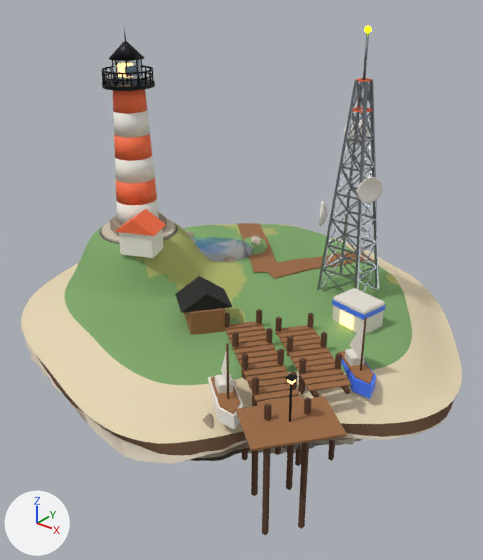
The Blender file assets-src/blender/islands/contact.blend, before and after one commit.
The view is the same before and after, from a camera (50 mm lens) standing at (13.6, -16.8, 10.8) and looking at (0.2, 0.0, 0.4). Lighting does not change. The marker at lower left points along +X, +Y and +Z. The older version comes first.

Objects in the first picture: 'anim_bob_boat0', 'anim_bob_boat1', 'buildings', 'foundation', 'landmarks', 'props', 'terrain', 'water_pond0'.
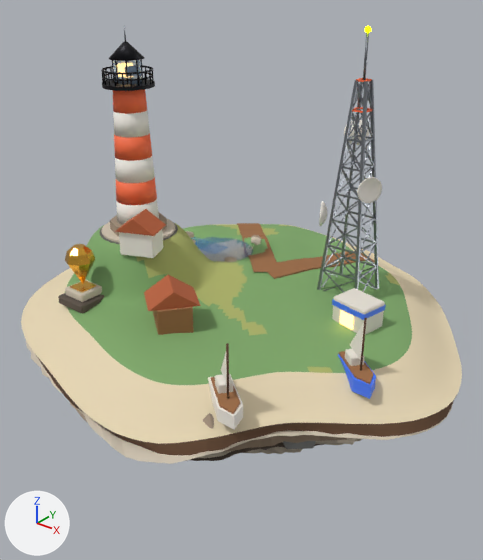
Changed parts and their boxes (x1, y1, x2, y2) in the pictures (483 x 560 px; the box of a moved part takes in the faces that stretch with it):
'buildings', reshaped (15% wider, 39% shorter): before (102, 25, 386, 536); after (58, 25, 386, 335)
'props', reshaped (44% shorter): before (101, 25, 371, 451); after (101, 25, 371, 262)
'anim_spin_monument_gem', added (orange): after (65, 244, 95, 284)
part 1 of me_props, deleted: before (225, 322, 351, 451)
part 2 of me_buildings, moved or reshaped: before (175, 276, 232, 313); after (144, 275, 200, 311)
part 3 of me_buildings, moved or reshaped: before (184, 308, 225, 335); after (153, 307, 194, 335)
part 4 of me_buildings, added: after (58, 293, 104, 314)
part 5 of me_buildings, added: after (65, 280, 102, 302)
part 6 of me_buildings, added: after (70, 281, 96, 292)
part 7 of me_buildings, deleted: before (225, 309, 350, 536)
part 8 of me_buildings, recoloured: (115, 209, 166, 236) in both

The change, as a diff of the scene's bpy script:
```diff
--- a/assets-src/blender/islands/contact.blend.py
+++ b/assets-src/blender/islands/contact.blend.py
@@ mat_m_roof_tile @@
+mat_m_roof_tile = principled_material('M_roof_tile')
+mat_m_roof_tile.base_color = (0.479, 0.117, 0.0423)  # orange #b8603a
+mat_m_roof_tile.roughness = 0.85
@@ me_props @@
-me_props.from_pydata(...)  # 1836 vertices, 1608 faces; spans x -4.03..7.5, y -6.91..3.54, z 0.27..8.97
+me_props.from_pydata(...)  # 816 vertices, 628 faces; spans x -4.03..3.51, y -2.43..3.54, z 0.27..8.97
+# me_props part 1: 49 loose pieces with 1020 vertices, spanning x 1.75..7.5, y -6.91..-1.05, z 0.32..1.7, are deleted
 me_props.materials.append(mat_m_emit_lime)
-me_props.materials.append(mat_m_emit_warm)  # orange #ffc979, glowing orange #ffc979
 me_props.materials.append(mat_m_metal_dark)
@@ me_props @@
 me_props.materials.append(mat_m_stone_mid)
-me_props.materials.append(mat_m_wood)  # brown #9c6b43
@@ me_buildings @@
-me_buildings.from_pydata(...)  # 1708 vertices, 1184 faces; spans x -4.2..6.59, y -5.88..2.8, z -3.48..8.85
+me_buildings.from_pydata(...)  # 1620 vertices, 1142 faces; spans x -4.2..5.55, y -4.97..2.8, z 0.13..8.85
+# me_buildings part 2: the loose piece of 6 vertices spanning x 0.0..2.0, y -3.93..-1.87, z 1.05..1.6 is moved by (-0.7, -0.7, 0.11), in mat_m_roof_tile (orange #b8603a)
+# me_buildings part 3: the loose piece of 24 vertices spanning x 0.12..1.88, y -3.75..-2.05, z 0.15..1.05 is moved by (-0.7, -0.7, 0.11)
+# me_buildings part 4: a new loose piece of 24 vertices spanning x -3.73..-2.48, y -4.97..-3.72, z 0.23..0.53, in mat_m_stone_dark (brown #5f544a)
+# me_buildings part 5: a new loose piece of 24 vertices spanning x -3.56..-2.66, y -4.79..-3.89, z 0.53..0.81, in mat_m_stone_light (pale yellow #d2c6b3)
+# me_buildings part 6: a new loose piece of 24 vertices spanning x -3.42..-2.8, y -4.65..-4.03, z 0.81..0.86, in mat_m_gold (orange #f1b84b)
+# me_buildings part 7: 20 loose pieces with 160 vertices, spanning x 1.81..6.59, y -5.88..-1.11, z -3.48..0.82, are deleted
+# me_buildings part 8: 5 faces spanning x -2.85..-1.15, y -3.36..-1.84, z 2.66..3.16 switch from mat_m_orange (orange #ff7043) to mat_m_roof_tile (orange #b8603a)
 me_buildings.materials.append(mat_m_blue)
@@ me_buildings @@
 me_buildings.materials.append(mat_m_glass)
-me_buildings.materials.append(mat_m_ink)  # black #171717
 me_buildings.materials.append(mat_m_metal)
@@ me_buildings @@
 me_buildings.materials.append(mat_m_wood)
-me_buildings.materials.append(mat_m_wood_dark)  # brown #5b3c27
+me_buildings.materials.append(mat_m_gold)  # orange #f1b84b
+me_buildings.materials.append(mat_m_stone_dark)  # brown #5f544a
+me_buildings.materials.append(mat_m_stone_light)  # pale yellow #d2c6b3
@@ ob_anim_spin_monument_gem @@
+ob_anim_spin_monument_gem = bpy.data.objects.new('anim_spin_monument_gem', me_anim_spin_monument_gem)  # 26 vertices, 32 faces; spans x -0.5..0.5, y -0.5..0.5, z -0.9..0.48; in mat_m_gold (orange #f1b84b)
+ob_anim_spin_monument_gem.location = (-3.11, -4.34, 1.81)
```
